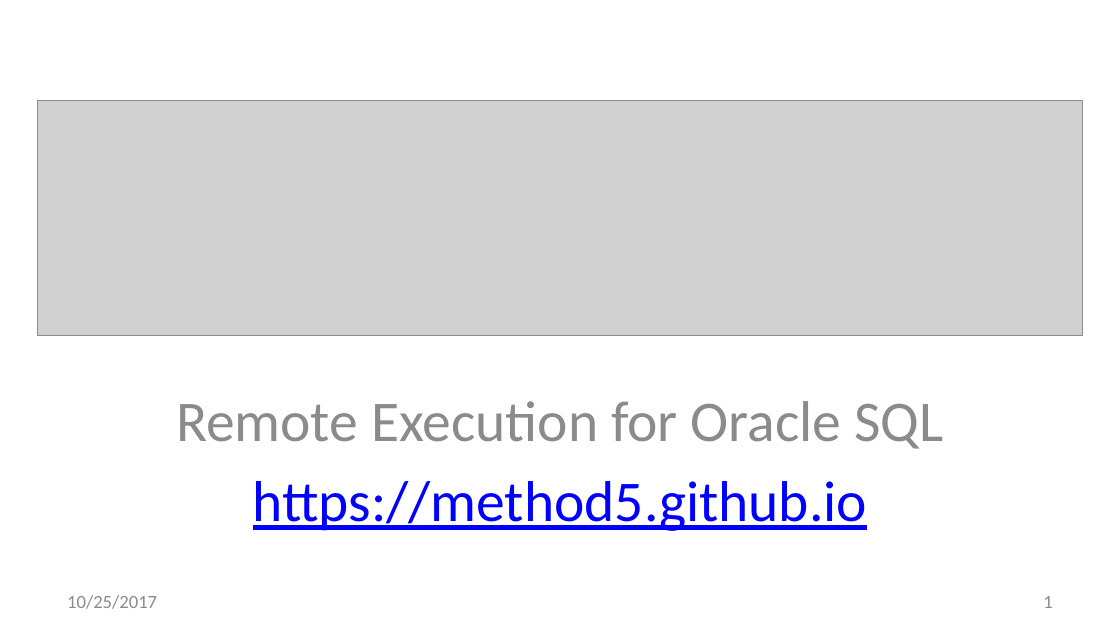
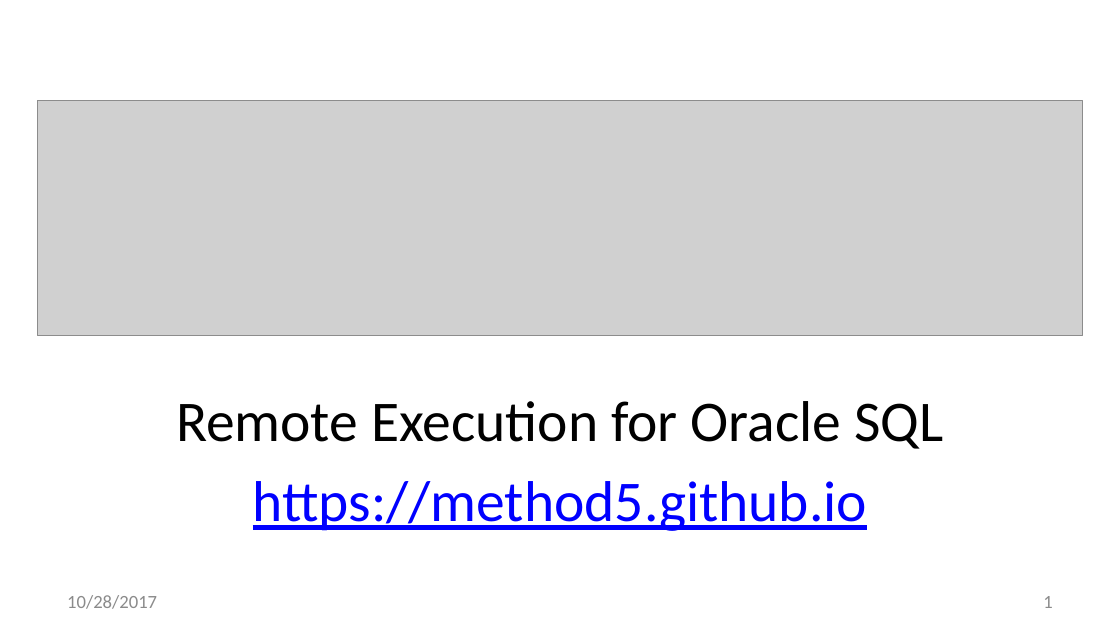
Before and after one commit to method5/method5.github.io, a slide deck: slide 1 of presentations/Method5.pptx. Drawn at 1120x630 pixels with LibreOffice and Linux fonts; fonts in the diff are those of the drawing; grey boxes stand for pictures. Boxes give left, top, right and bottom in pixels: in the first picture for what was removed or moved away, otherwise in the second. Text is boxed around its words. In the diff, an @@ line names an element or a change of style, - is before the commit and + after.

```diff
--- a/presentations/Method5.pptx
+++ b/presentations/Method5.pptx
@@ subtitle at (176,401,943,449): text colour #8C8C8C to #000000 in "Remote Execution for Oracle SQL" @@
@@ text at (67,595,157,609): text changed @@
-10/25/2017
+10/28/2017
```
Also in this commit, not shown: 14 other slides changed, 6 slides added, 1 slide removed.
